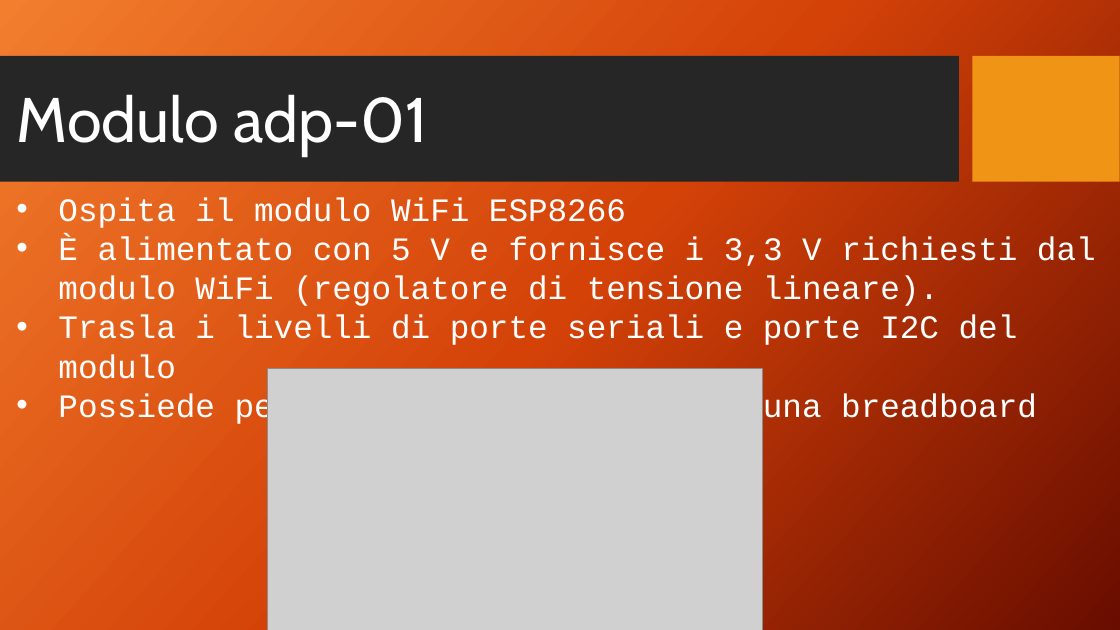
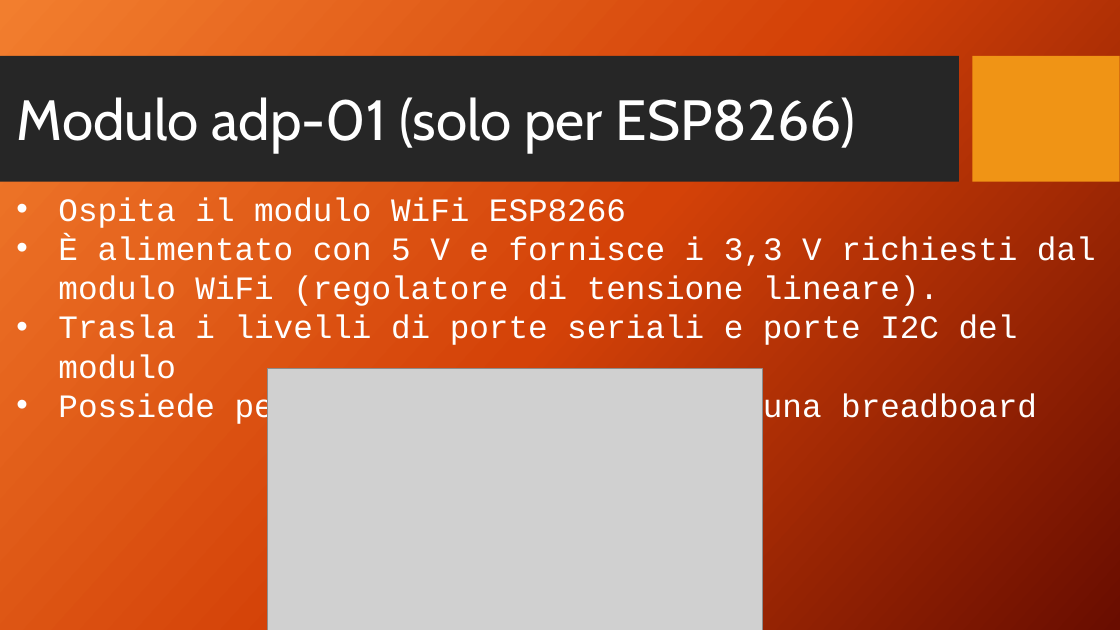
Before and after one commit to sebastianomelita/seismolab, a slide deck: slide 19 of files/seismoclouddevice-arduino-master/PROGGETTO SAPIENZA .pptx (slide 14 before the commit). Drawn at 1120x630 pixels with LibreOffice and Linux fonts; fonts in the diff are those of the drawing; grey boxes stand for pictures; background and template pictures are left out. Boxes give left, top, right and bottom in pixels: in the first picture for what was removed or moved away, otherwise in the second. Text is boxed around its words. In the diff, an @@ line names an element or a change of style, - is before the commit and + after.

```diff
--- a/files/seismoclouddevice-arduino-master/PROGGETTO SAPIENZA .pptx
+++ b/files/seismoclouddevice-arduino-master/PROGGETTO SAPIENZA .pptx
@@ title at (17, 97, 856, 152): text changed; size 54 to 48.6 pt @@
-Modulo adp-01
+Modulo adp-01 (solo per ESP8266)
```
Also in this commit, not shown: 2 slides added, 1 slide removed, 2 other files.
